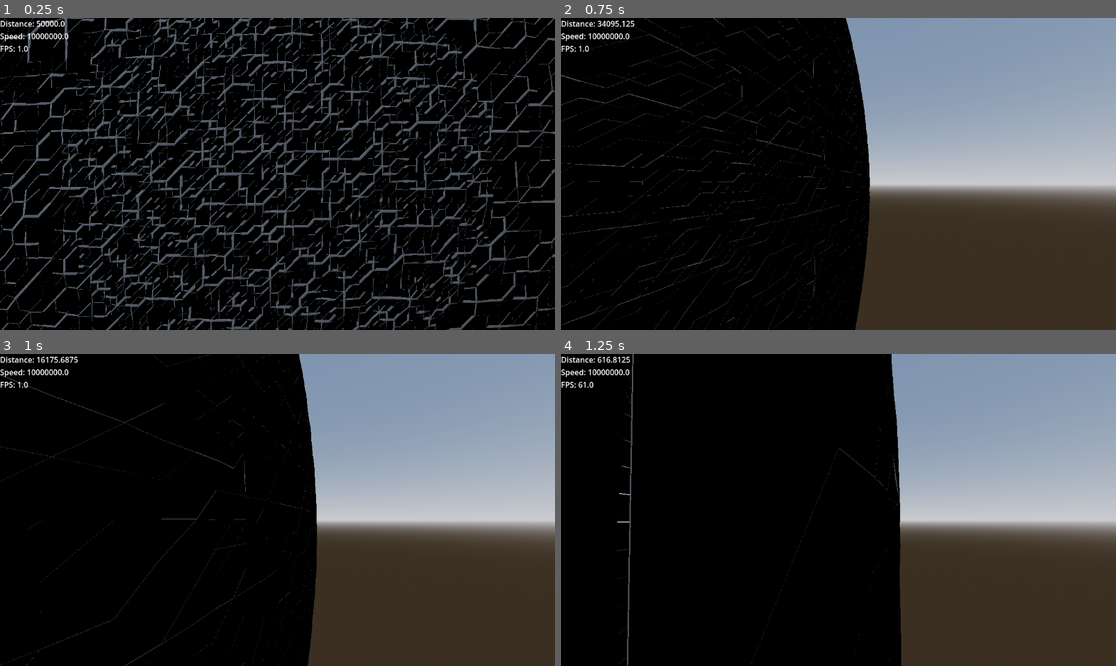
Above: before the commit, frames 1-4 (two rows, left to right).
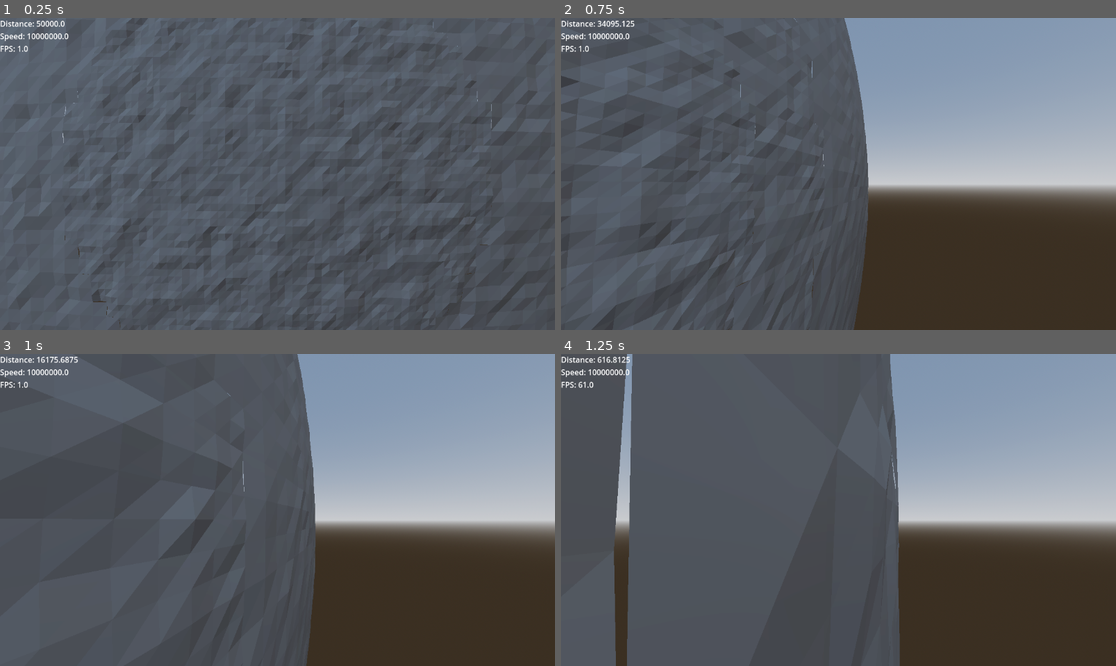
Above: after the commit, the same moments.

Repository: Shirtsy/mesh-tests
Game: Godot game, scene res://scenes/world_1/world_1.tscn
Two runs of this game, one before a commit and one after it. Both use one fixed random seed, a clock stepped at 60 frames per second and the inputs below.
Inputs (mouse positions are in pixels of both pictures, inside the frame that each line leads up to):
- Up to frame 1 (0.25 s): no input
- Up to frame 2 (0.75 s): tap Enter at 0.5 s; move the mouse to (866, 174) at 0.52 s; hold W (forward) from 0.53 s (still down); tap Down (d_a) at 0.6 s
- Up to frame 3 (1 s): keep holding W (forward)
- Up to frame 4 (1.25 s): keep holding W (forward)

The runs differ from the first frame. In frame 1, 87% of the frame differs, in the area x 0-100%, y 0-100%; in frame 2, 54%; in frame 3, 56%; in frame 4, 60%.

Commit message:
Additional commenting

Diff:
--- a/scenes/world_1/world_1.tscn
+++ b/scenes/world_1/world_1.tscn
@@ -89,6 +89,7 @@
 metadata/_custom_type_script = ExtResource("2_ic8tw")
 
 [node name="Wire" type="MeshInstance3D" parent="SubViewportContainer2/SubViewportContainer/SubViewport/QuadPlanet"]
+visible = false
 layers = 3
 material_override = SubResource("ShaderMaterial_6i63x")
 script = ExtResource("4_p45x0")
--- a/scripts/quad_planet.gd
+++ b/scripts/quad_planet.gd
@@ -83,20 +83,21 @@
 		if len(process_quads) == 0:
 			#print("Done!")
 			break
-		var split_quadarrays: Array[Array] = split_array(
+		# Sort quadarrays into near [1] and far [0].
+		var sorted_quads: Array[Array] = sort_array(
 				func(x: Array) -> bool:
 					var y: Array[Vector3]
 					y.assign(x)
 					return any_within_distance(y, marker_pos, dist),
 				process_quads
 		)
-		draw_quads.append_array(split_quadarrays[0])
+		draw_quads.append_array(sorted_quads[0])
 		process_quads.assign(flatmap(
 				func(x: Array) -> Array:
 					var y: Array[Vector3]
 					y.assign(x)
 					return subdivide_quad(y, rad),
-				split_quadarrays[1]
+				sorted_quads[1]
 		))
 		#print(dist, " ", len(draw_quads), " ", len(process_quads))
 	draw_quads.append_array(process_quads)
@@ -185,7 +186,7 @@
 
 ## Processes [param arr] with [param function]. Returns [Array]. Index [code]0[/code] is false values.
 ## Index [code]1[/code] is true values.
-static func split_array(function: Callable, arr: Array) -> Array[Array]:
+static func sort_array(function: Callable, arr: Array) -> Array[Array]:
 	var falsey: Array = []
 	var truthy: Array = []
 	for item: Variant in arr:
